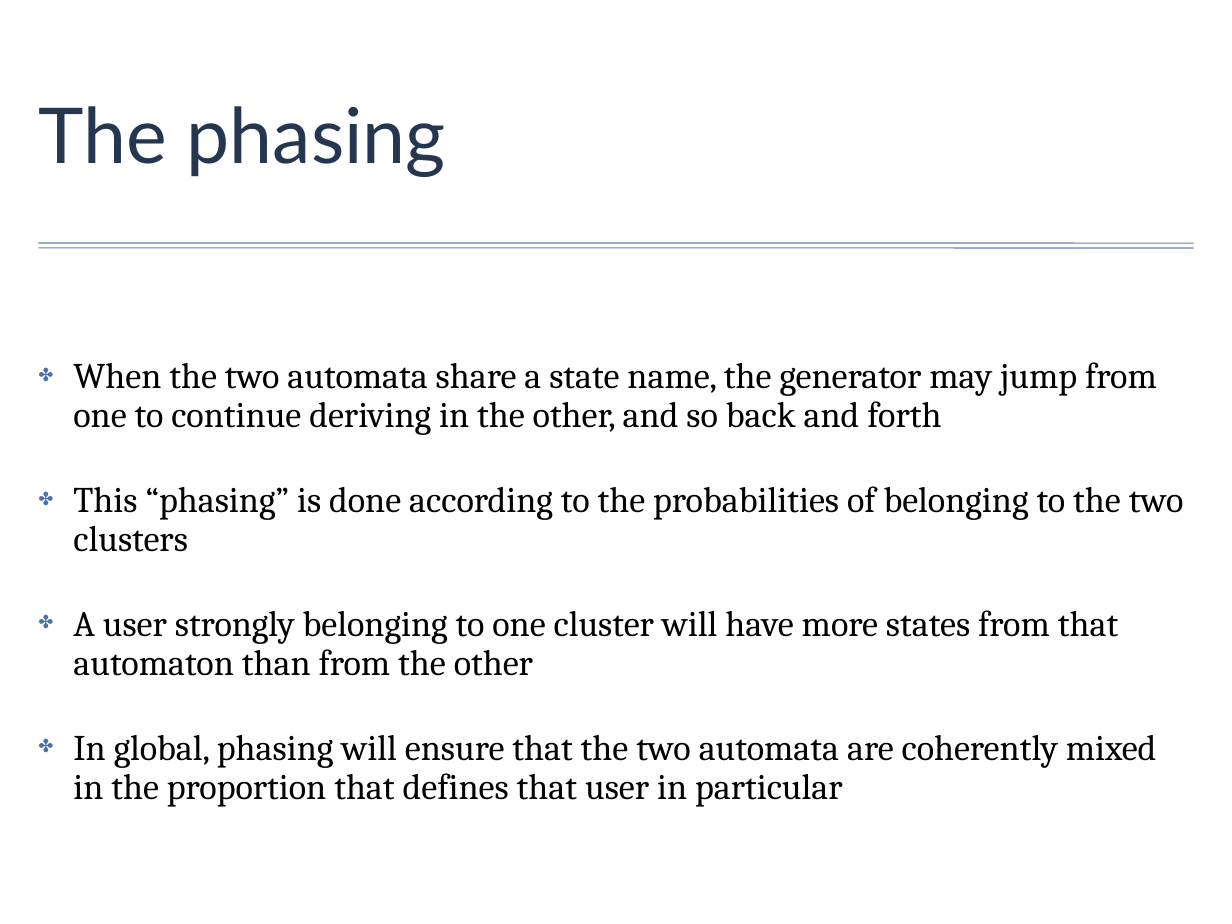
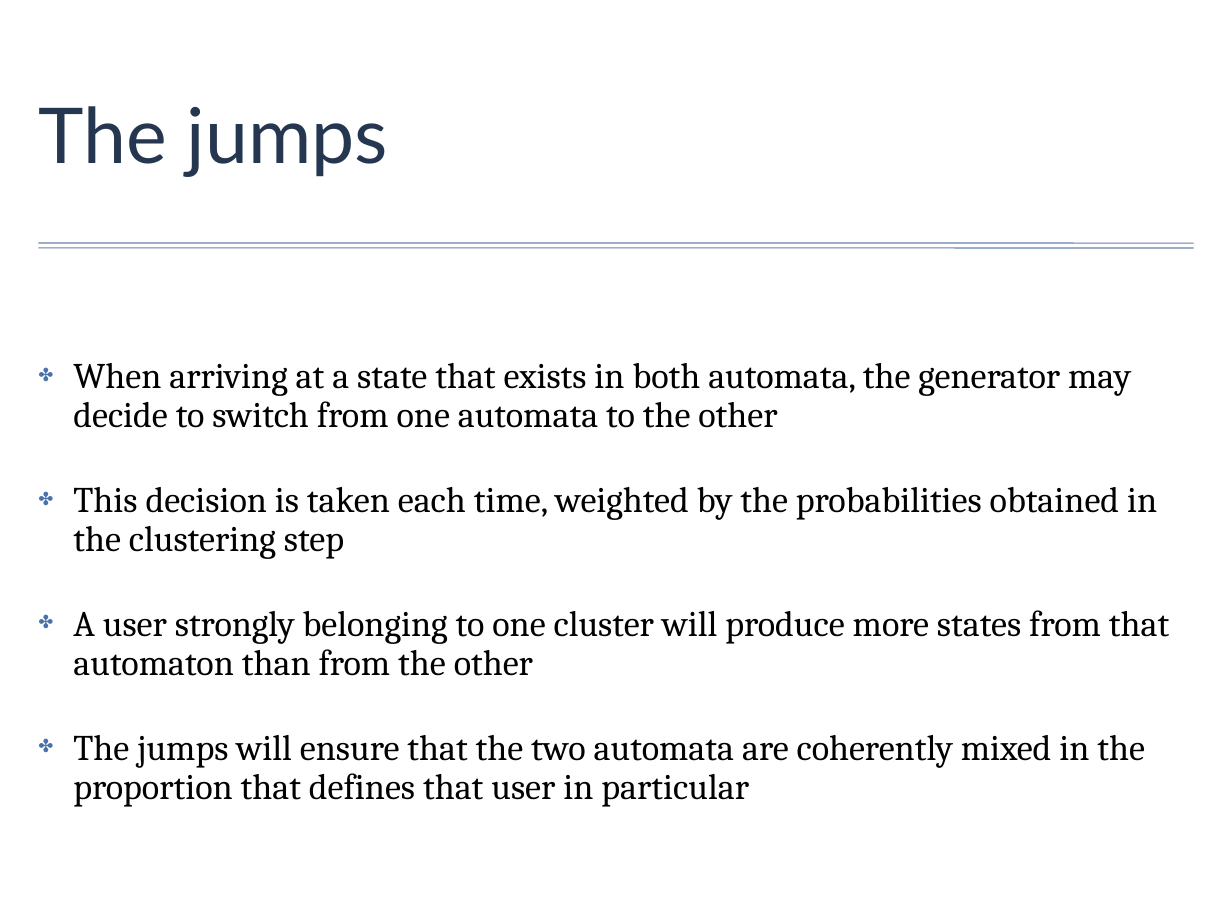
Before and after one commit to xurxodiz/MarioLevels, a slide deck: slide 4 of slides/cig2012.ppt. Drawn at 1232x924 pixels with LibreOffice and Linux fonts; fonts in the diff are those of the drawing; background and template pictures are left out. Boxes give left, top, right and bottom in pixels: in the first picture for what was removed or moved away, otherwise in the second. Text is boxed around its words. In the diff, an @@ line names an element or a change of style, - is before the commit and + after.

```diff
--- a/slides/cig2012.ppt
+++ b/slides/cig2012.ppt
@@ title at (x1=38, y1=106, x2=388, y2=177): text changed @@
-The phasing
+The jumps
@@ text at (x1=73, y1=363, x2=1169, y2=807): text changed @@
-✤ When the two automata share a state name, the generator may jump from one to continue deriving in the other, and so back and forth
-✤ This “phasing” is done according to the probabilities of belonging to the two clusters
-✤ A user strongly belonging to one cluster will have more states from that automaton than from the other
-✤ In global, phasing will ensure that the two automata are coherently mixed in the proportion that defines that user in particular
+✤ When arriving at a state that exists in both automata, the generator may decide to switch from one automata to the other
+✤ This decision is taken each time, weighted by the probabilities obtained in the clustering step
+✤ A user strongly belonging to one cluster will produce more states from that automaton than from the other
+✤ The jumps will ensure that the two automata are coherently mixed in the proportion that defines that user in particular
```
Also in this commit, not shown: 3 other slides changed, 3 other files.
